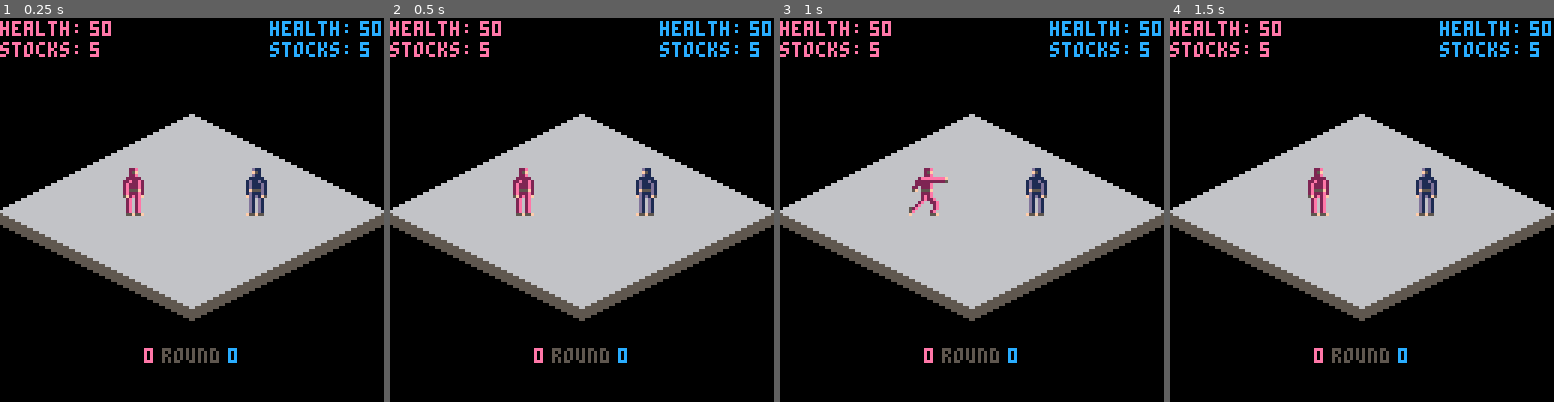
Above: before the commit, frames 1-4 (left to right).
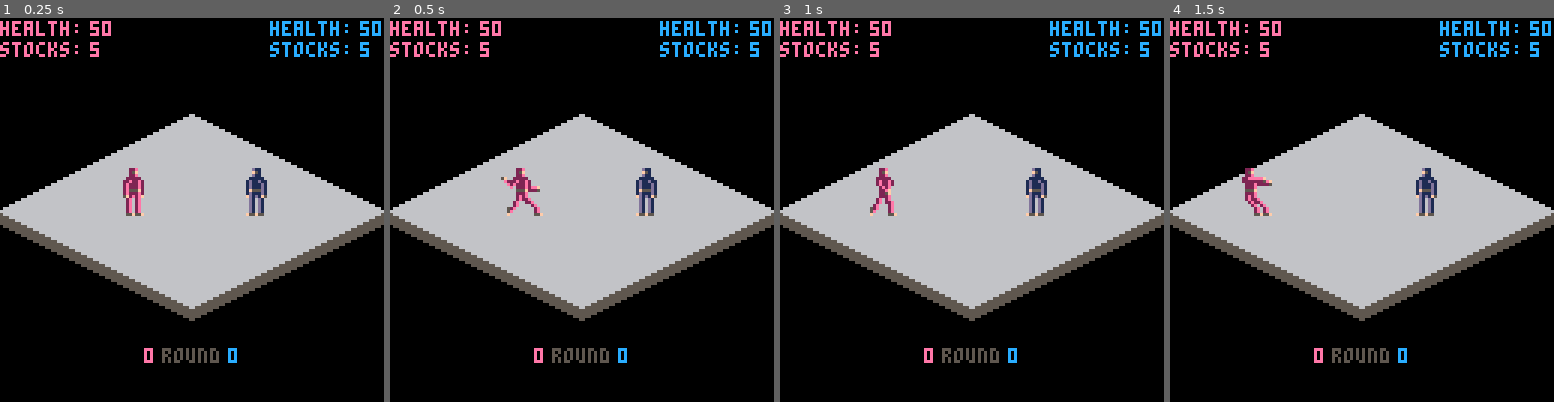
Above: after the commit, the same moments.

Repository: Trifectuh/Fantasy-Console-Projects
Game: PICO-8 cartridge isofight.p8
Two runs of this game, one before a commit and one after it. Both use one fixed random seed, a clock stepped at 60 frames per second and the inputs below.
Inputs:
- Up to frame 1 (0.25 s): no input
- Up to frame 2 (0.5 s): tap X (X key) at 0.33 s
- Up to frame 3 (1 s): tap O (Z key) at 0.7 s
- Up to frame 4 (1.5 s): tap X (X key) at 1.07 s

Frame 1 is identical in both runs. In frame 2, 0.6% of the frame differs, in the area x 28-40%, y 39-52%; in frame 3, 0.9%; in frame 4, 1.0%, in the area x 18-42%, y 39-52%.

Commit message:
fireball attack animations, attack interrupt fix

Diff:
--- a/isofight.p8
+++ b/isofight.p8
@@ -40,7 +40,7 @@
              dead=false},
      --move.framewindow={length,sprite}
      moves={atk1={s={8,8},a={10,10},r={12,4}},
-            atk2={s={10,32},a={20,32},r={15,32}},
+            atk2={s={10,14},a={20,64},r={15,4}},
             atk3={s={10,32},a={20,32},r={15,32}}}},
  --player 2
     {id=2,
@@ -69,7 +69,7 @@
              falling=false,
              dead=false},
      moves={atk1={s={8,40},a={10,42},r={12,36}},
-            atk2={s={10,0},a={20,0},r={15,0}},
+            atk2={s={10,46},a={20,96},r={15,36}},
             atk3={s={10,0},a={20,0},r={15,0}}}}
  }
 end
@@ -418,10 +418,11 @@
  if p.framecounter>0 then
   p.framecounter-=1
  else
-  activemove=0
+  p.activemove=0
  end
  if p.blocking==false then
   atk1(p)
+  atk2(p)
  end
 end
 
@@ -443,13 +444,12 @@
  opctrl=op.id-1
  checkcollision(c)
 	--check for btn then atk1
-	if btn(4, ctrl) then
-  if c.framecounter<=0 then
+	if btn(4, ctrl) and c.framecounter<=0
+  and c.activemove==0 then
  	 c.halt=true
    c.activemove=1
    c.framecounter=m.s[1]+m.a[1]+m.r[1]
 		 c.activespr=m.s[2]
-  end
  elseif c.activemove==1 then
  	c.halt=true
   if isinrange(c, range) then
@@ -498,14 +498,47 @@
    op.halt=false
    op.blocking=false
   else
-   c.projectile=nil
   	c.activemove=0
    c.halt=false
   end
  else
-  c.projectile=nil
- 	c.activemove=0
  	c.halt=false
+ end
+end
+
+function atk2(c)
+ m=c.moves.atk2
+ setids(c)
+ ctrl=c.id-1
+ opctrl=op.id-1
+ --check for btn then atk1
+ if btn(5, ctrl) and c.framecounter<=0
+  and c.activemove==0 then
+   c.halt=true
+   c.activemove=2
+   c.framecounter=m.s[1]+m.a[1]+m.r[1]
+   c.activespr=m.s[2]
+ elseif c.activemove==2 then
+  c.halt=true
+  if c.framecounter>=m.a[1]+m.r[1] then
+   c.activespr=m.s[2]
+  elseif c.framecounter>=m.r[1]
+   then c.activespr=m.a[2]
+    if op.x<c.x and c.x-op.x>9 then
+     c.x+=0.5
+    elseif op.x>c.x and op.x-c.x>9 then
+     c.x-=0.5
+    end
+  elseif c.framecounter>0 then
+   c.activespr=m.r[2]
+   op.halt=false
+   op.blocking=false
+  else
+   c.activemove=0
+   c.halt=false
+  end
+ else
+  c.halt=false
  end
 end
 
Not shown, changed: 64 lines of the sprite sheet (__gfx__) section of isofight.p8
